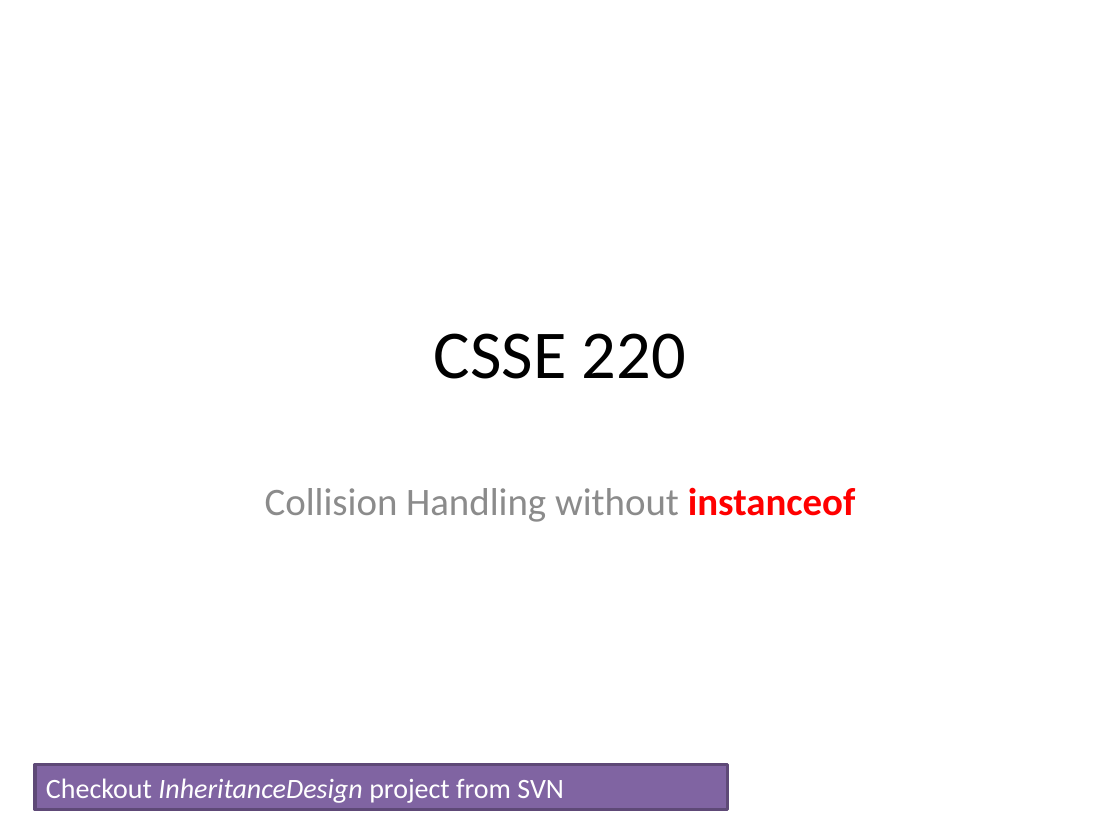
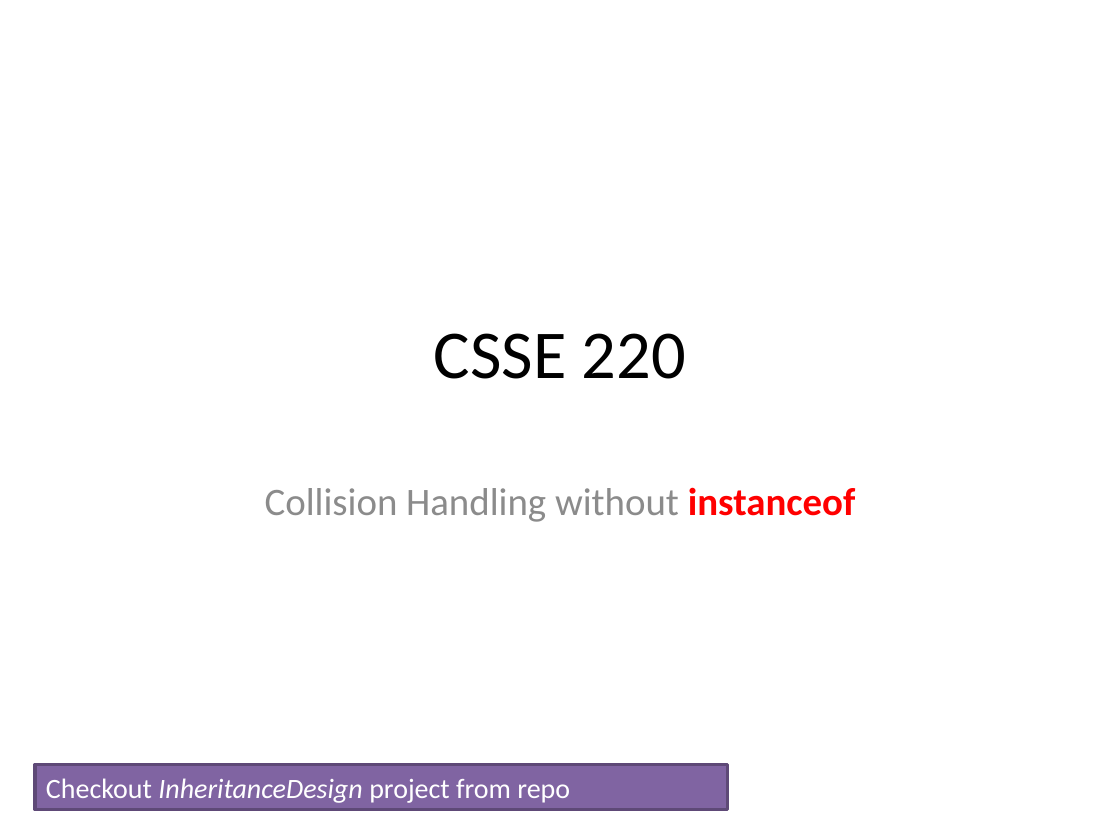
Before and after one commit to RHIT-CSSE/csse220, a slide deck: slide 1 of ClassMaterials/ProjectWorkday1/Slides/DesignInheritance.pptx. Drawn at 1120x840 pixels with LibreOffice and Linux fonts; fonts in the diff are those of the drawing. Boxes give left, top, right and bottom in pixels: in the first picture for what was removed or moved away, otherwise in the second. Text is boxed around its words. In the diff, an @@ line names an element or a change of style, - is before the commit and + after.

```diff
--- a/ClassMaterials/ProjectWorkday1/Slides/DesignInheritance.pptx
+++ b/ClassMaterials/ProjectWorkday1/Slides/DesignInheritance.pptx
@@ text in rectangle at <box>46,778,570,803</box>: text changed @@
-Checkout InheritanceDesign project from SVN
+Checkout InheritanceDesign project from repo
```
Also in this commit, not shown: 3 other slides changed, 2 slides added, 16 other files.
